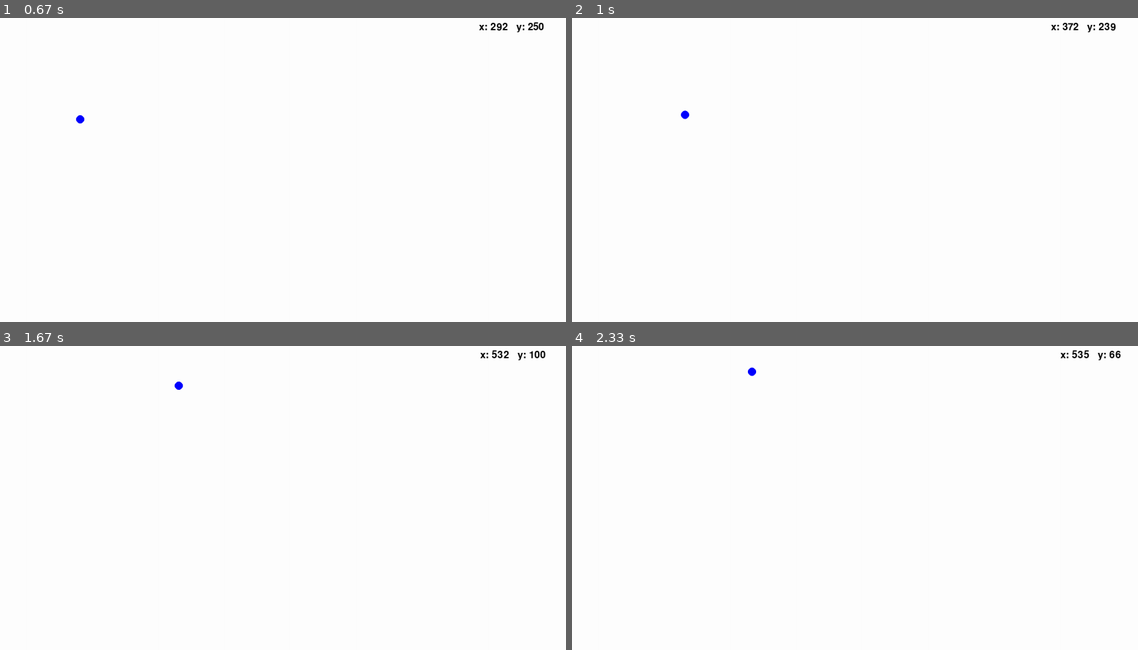
Above: before the commit, frames 1-4 (two rows, left to right).
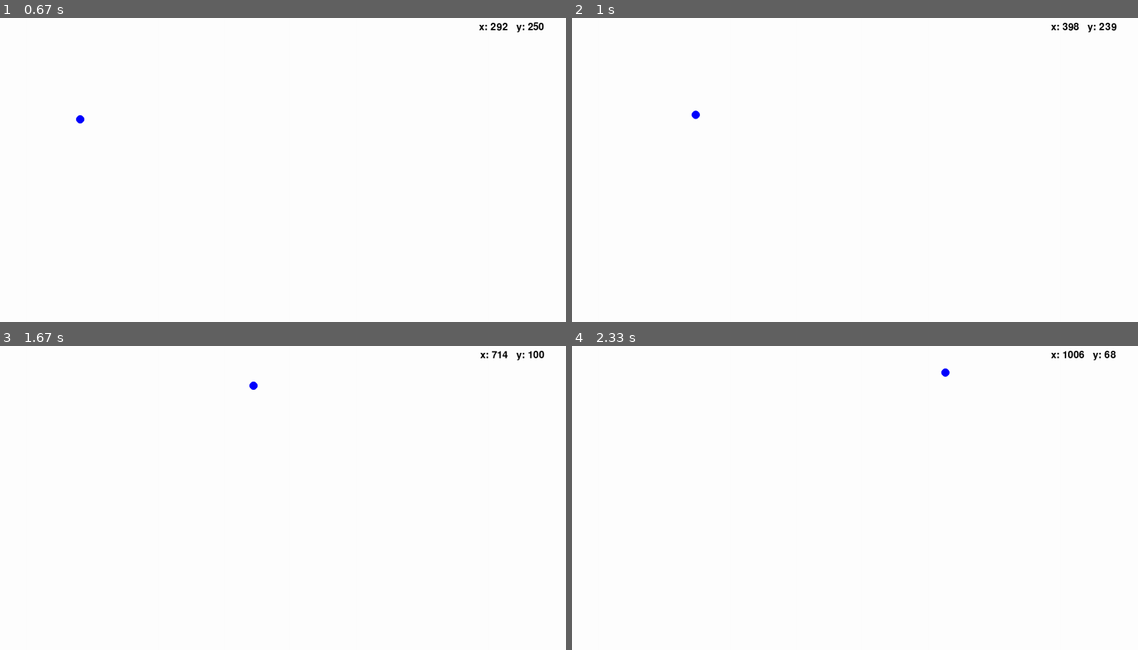
Above: after the commit, the same moments.

Repository: ColorLime90/intro_programmering
Game: pygame game, started from mastergame.py
Two runs of this game, one before a commit and one after it. Both use one fixed random seed, a clock stepped at 60 frames per second and the inputs below.
Inputs:
- Up to frame 1 (0.67 s): hold Right from 0.33 s (still down)
- Up to frame 2 (1 s): release Right at 0.8 s; hold Up from 0.83 s (still down)
- Up to frame 3 (1.67 s): release Up at 1.13 s; hold Right 1.17-1.63 s
- Up to frame 4 (2.33 s): hold Left 1.67-2.2 s; hold Down from 2.23 s (still down)

Frame 1 is identical in both runs. In frame 2, 0.2% of the frame differs, in the area x 19-97%, y 1-34%; in frame 3, 0.2%; in frame 4, 0.3%, in the area x 31-97%, y 1-11%.

Commit message:
variabel maxspeed

Diff:
--- a/mastergame.py
+++ b/mastergame.py
@@ -23,6 +23,7 @@
 x_speed = 0
 y_speed = 0
 
+speed_max = 100
 # Startposition
 x = 250
 y = 250
@@ -104,25 +105,21 @@
 
     if move_left:
         x_speed = x_speed - 0.2
-        if x_speed < -4:
-            x_speed = -4
+        if x_speed < -1 * speed_max:
+            x_speed = -1 * speed_max
     if move_right:
         x_speed = x_speed + 0.2
-        if x_speed > 4:
-            x_speed = 4
+        if x_speed > speed_max:
+            x_speed = speed_max
 
     if move_up:
-        '''
-        if y == ball.radius:
-            x = 0.2
-            '''
         y_speed = y_speed - 0.2
-        if y_speed < -4:
-            y_speed = -4
+        if y_speed < -1 * speed_max:
+            y_speed = -1 * speed_max
     if move_down:
         y_speed = y_speed + 0.2
-        if y_speed > 4:
-            y_speed = 4
+        if y_speed > speed_max:
+            y_speed = speed_max
 
 
 
